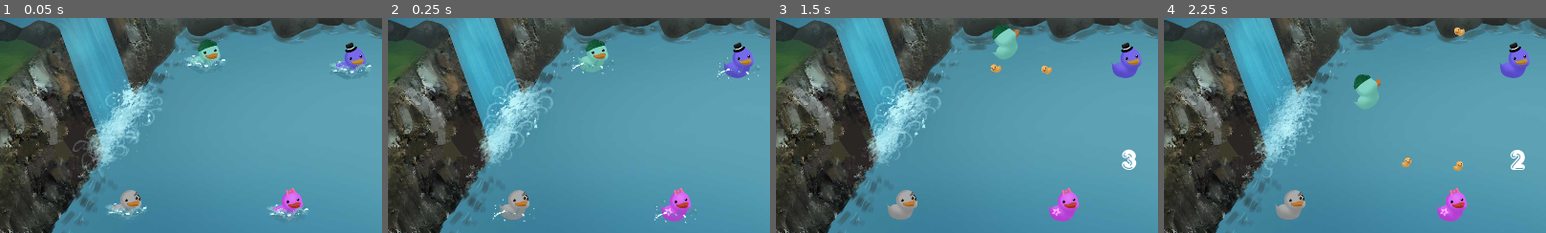
Above: before the commit, frames 1-4 (left to right).
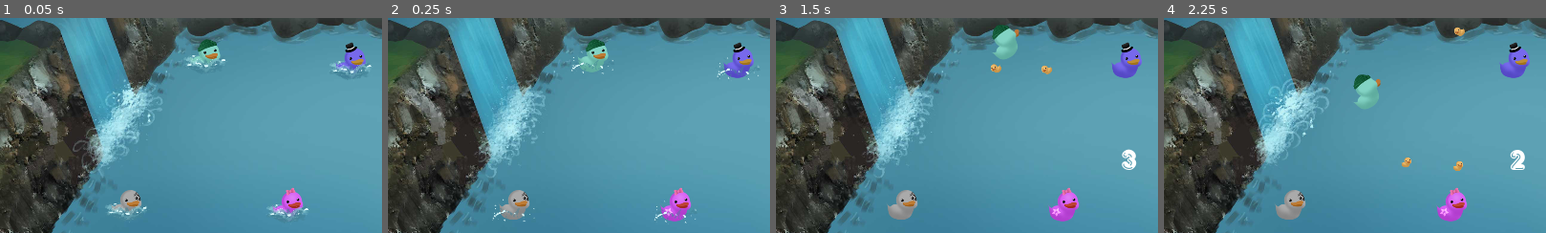
Above: after the commit, the same moments.

Repository: TeamAwesomeTOJam/ducks
Game: Godot game, scene res://Game.tscn
Two runs of this game, one before a commit and one after it. Both use one fixed random seed, a clock stepped at 60 frames per second and the inputs below.
Inputs:
- Up to frame 1 (0.05 s): no input
- Up to frame 2 (0.25 s): no input
- Up to frame 3 (1.5 s): tap Enter (p0duck) at 0.5, 0.6, 1.35 s; hold Up (ui_up) 0.53-1.28 s
- Up to frame 4 (2.25 s): hold Up (ui_up) from 2.03 s (still down); tap Enter (p0duck) at 2.1 s
The pictures show only the part of the screen within x 4-54%, y 17-67%; the shares and areas given below are measured in that part.

Frame 1 is identical in both runs. In frame 2, 2.0% of the frame differs, in the area x 20-44%, y 26-75%; in frame 3, 2.0%; in frame 4, 2.0%.

Commit message:
follow duck rotation

Diff:
--- a/FollowingDuck.gd
+++ b/FollowingDuck.gd
@@ -11,7 +11,16 @@
     pass
 
 func _process(delta):
+    $AnimatedSprite.rotation = -rotation
     z_index = to_global(position).y
+    if linear_velocity.x > 0 and abs(linear_velocity.x) > abs(linear_velocity.y):
+        $AnimatedSprite.animation = "right"
+    elif linear_velocity.x < 0 and abs(linear_velocity.x) > abs(linear_velocity.y):
+        $AnimatedSprite.animation = "left"
+    elif linear_velocity.y > 0 and abs(linear_velocity.y) > abs(linear_velocity.x):
+        $AnimatedSprite.animation = "down"
+    elif linear_velocity.y < 0 and abs(linear_velocity.y) > abs(linear_velocity.x):
+        $AnimatedSprite.animation = "up"
 
 
 func count():
--- a/FollowingDuck.tscn
+++ b/FollowingDuck.tscn
@@ -1,14 +1,32 @@
-[gd_scene load_steps=5 format=2]
+[gd_scene load_steps=8 format=2]
 
 [ext_resource path="res://FollowingDuck.gd" type="Script" id=1]
-[ext_resource path="res://Art/Duck/teamawesome_lilduck_right.png" type="Texture" id=2]
+[ext_resource path="res://Art/Duck/teamawesome_lilduck_left.png" type="Texture" id=2]
+[ext_resource path="res://Art/Duck/teamawesome_lilduck_right.png" type="Texture" id=3]
+[ext_resource path="res://Art/Duck/teamawesome_lilduck_up.png" type="Texture" id=4]
+[ext_resource path="res://Art/Duck/teamawesome_lilduck_down.png" type="Texture" id=5]
 
 [sub_resource type="SpriteFrames" id=1]
 
 animations = [ {
 "frames": [ ExtResource( 2 ) ],
 "loop": true,
-"name": "default",
+"name": "left",
+"speed": 5.0
+}, {
+"frames": [ ExtResource( 3 ) ],
+"loop": true,
+"name": "right",
+"speed": 5.0
+}, {
+"frames": [ ExtResource( 4 ) ],
+"loop": true,
+"name": "up",
+"speed": 5.0
+}, {
+"frames": [ ExtResource( 5 ) ],
+"loop": true,
+"name": "down",
 "speed": 5.0
 } ]
 
@@ -44,7 +62,7 @@
 [node name="AnimatedSprite" type="AnimatedSprite" parent="." index="0"]
 
 frames = SubResource( 1 )
-animation = "default"
+animation = "right"
 playing = true
 _sections_unfolded = [ "Transform" ]
 
--- a/Game.tscn
+++ b/Game.tscn
@@ -49,7 +49,7 @@
 
 frames = SubResource( 1 )
 animation = "loop"
-frame = 3
+frame = 1
 playing = true
 offset = Vector2( 1280, 720 )
 _sections_unfolded = [ "Z Index" ]
